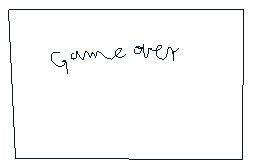
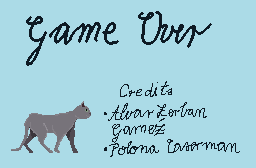
Layers edited between the first and the second 256 x 168 image:
added layer "cat" above "Credits" over [11, 101, 91, 153]
added layer "Credits" above "GameOver" over [104, 81, 240, 157]
added layer "GameOver" above "Background" over [26, 11, 212, 66]
painted on "Background" over [0, 0, 256, 168]
